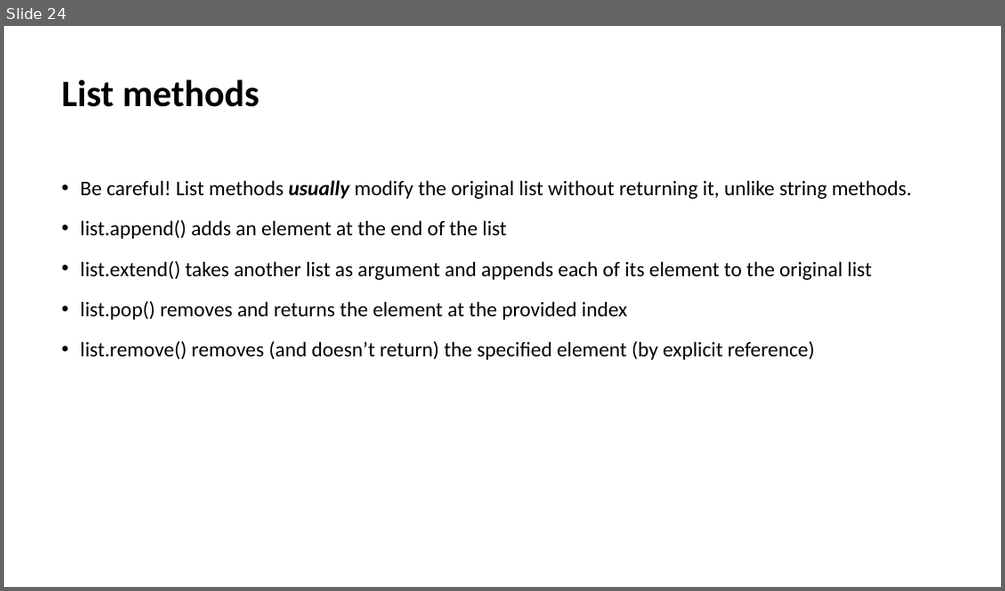
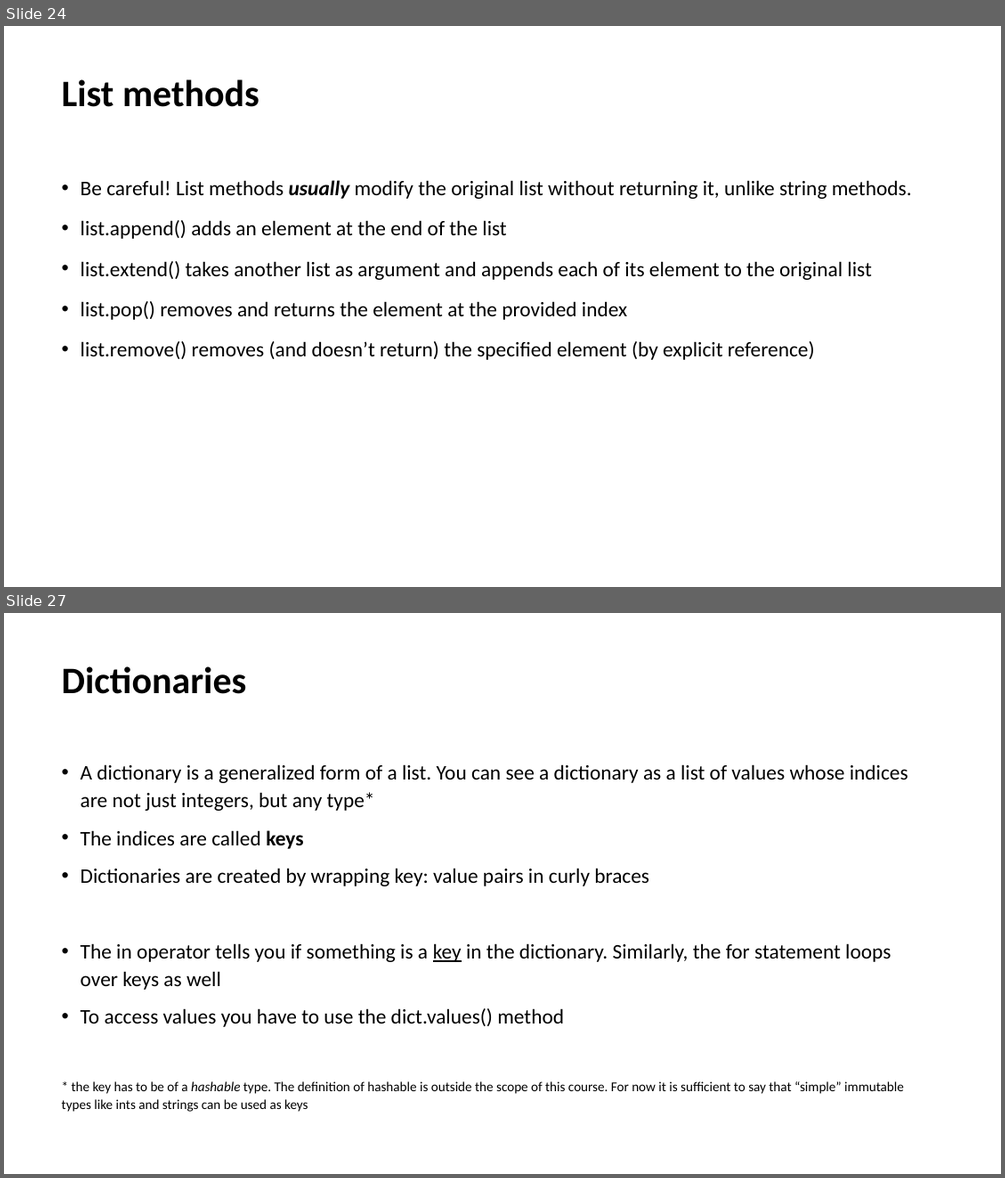
Before and after one commit to Andreher00/biomina-training, a slide deck: Introduction to Python and Data Analysis.pptx. Shown one above the other, each under a label of ours: slide 24 before the commit, slides 24 and 27 after it; the slides between them are not shown. The pictures are 1005x591 and 1005x1178 pixels, drawn with LibreOffice and Linux fonts; fonts in the diff are those of the drawing. Boxes give left, top, right and bottom in pixels: in the first picture for what was removed or moved away, otherwise in the second. Text is boxed around its words. In the diff, an @@ line names an element or a change of style, - is before the commit and + after.

Commit message:
Add dict and tuples

```diff
--- a/Introduction to Python and Data Analysis.pptx
+++ b/Introduction to Python and Data Analysis.pptx
@@ slide 27 added at box(4, 613, 1001, 1174), background #FFFFFF @@
@@ title added at box(62, 666, 247, 694), 36 pt, text #000000, bold @@
+Dictionaries
@@ text added at box(62, 764, 908, 1111), 20 pt, text #000000 @@
+• A dictionary is a generalized form of a list. You can see a dictionary as a list of values whose indices are not just integers, but any type*
+• The indices are called keys
+• Dictionaries are created by wrapping key: value pairs in curly braces
+• The in operator tells you if something is a key in the dictionary. Similarly, the for statement loops over keys as well
+• To access values you have to use the dict.values() method
+* the key has to be of a hashable type. The definition of hashable is outside the scope of this course. For now it is sufficient to say that “simple” immutable types like ints and strings can be used as keys
```
Also in this commit, not shown: 2 slides changed, 2 other slides added.
